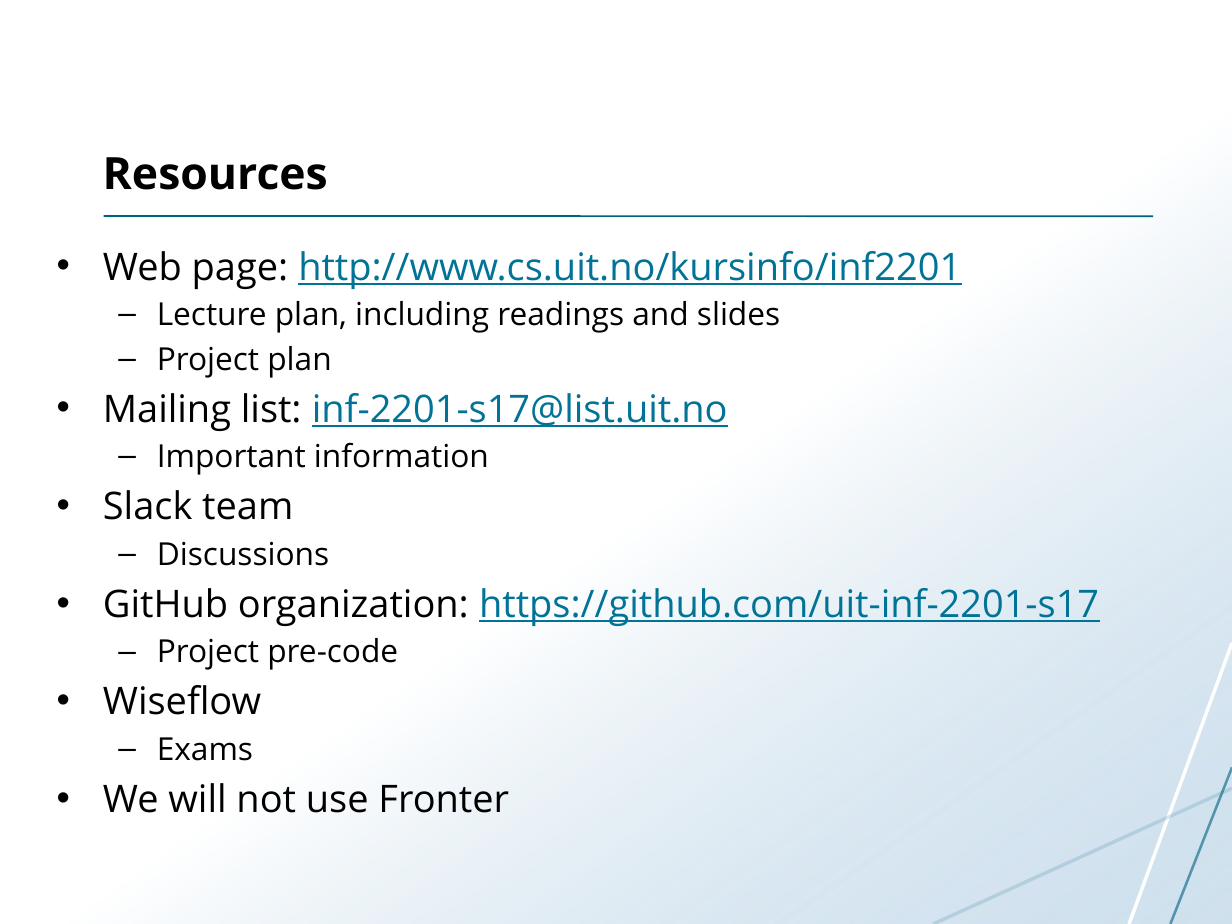
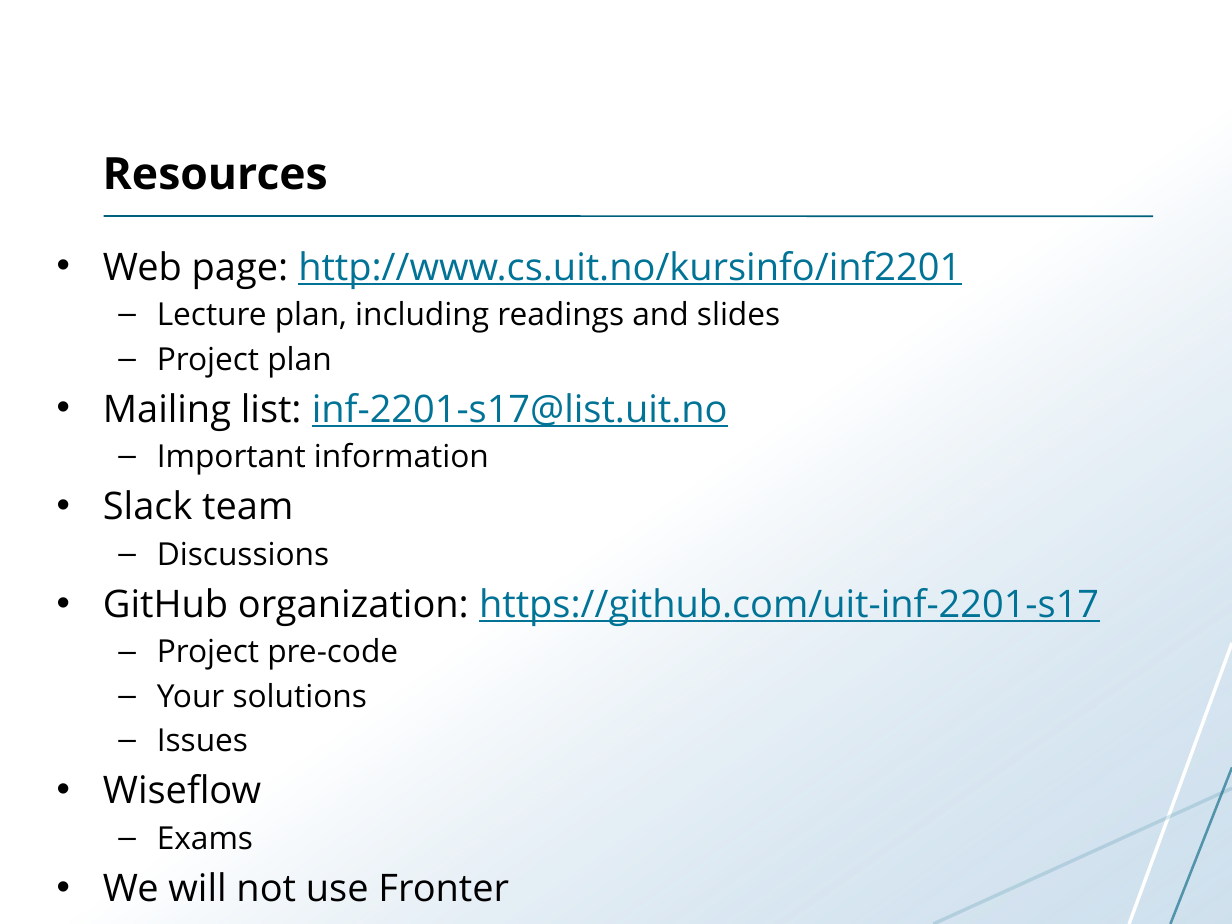
Before and after one commit to uit-inf-2201-s17/uit-inf-2201-s17.github.io, a slide deck: slide 11 of lectures/01-introduction.pptx. Drawn at 1232x924 pixels with LibreOffice and Linux fonts; fonts in the diff are those of the drawing. Boxes give left, top, right and bottom in pixels: in the first picture for what was removed or moved away, otherwise in the second. Text is boxed around its words. In the diff, an @@ line names an element or a change of style, - is before the commit and + after.

```diff
--- a/lectures/01-introduction.pptx
+++ b/lectures/01-introduction.pptx
@@ text at (157,683,367,752): paragraphs added @@
+  – Your solutions
+  – Issues
```
Also in this commit, not shown: 2 other slides changed, 1 slide added, 8 slides removed.
